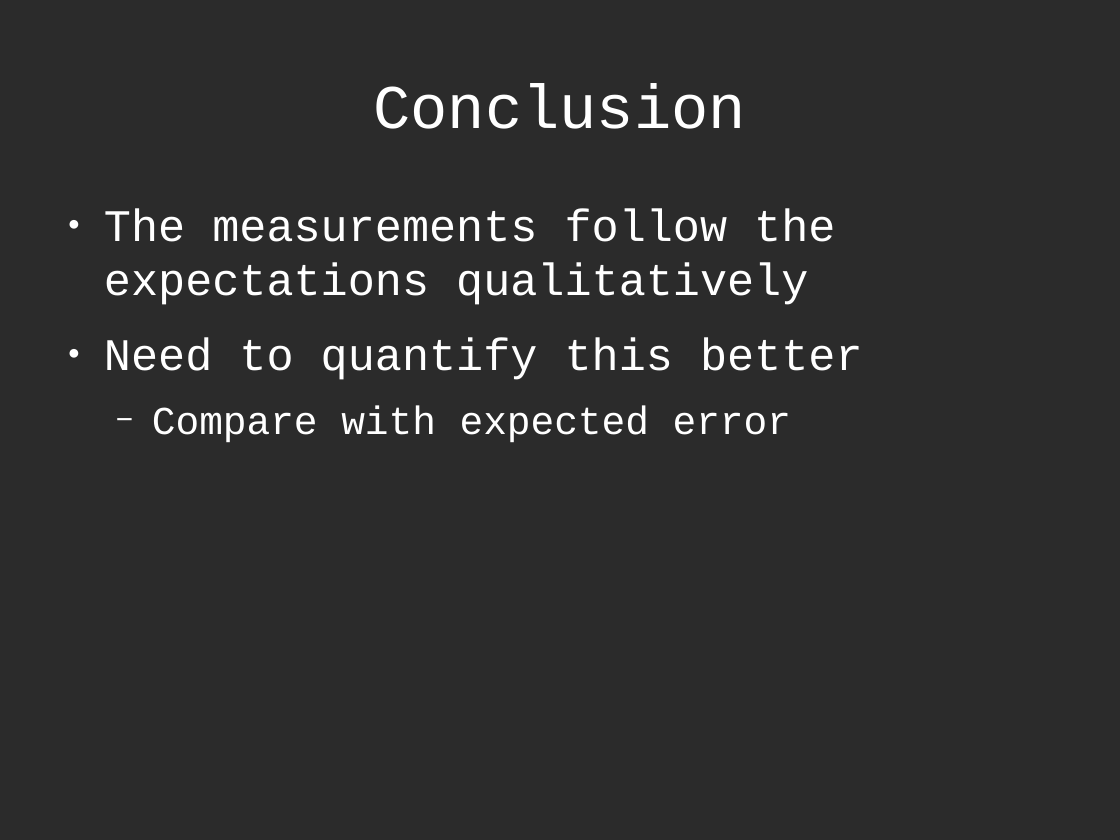
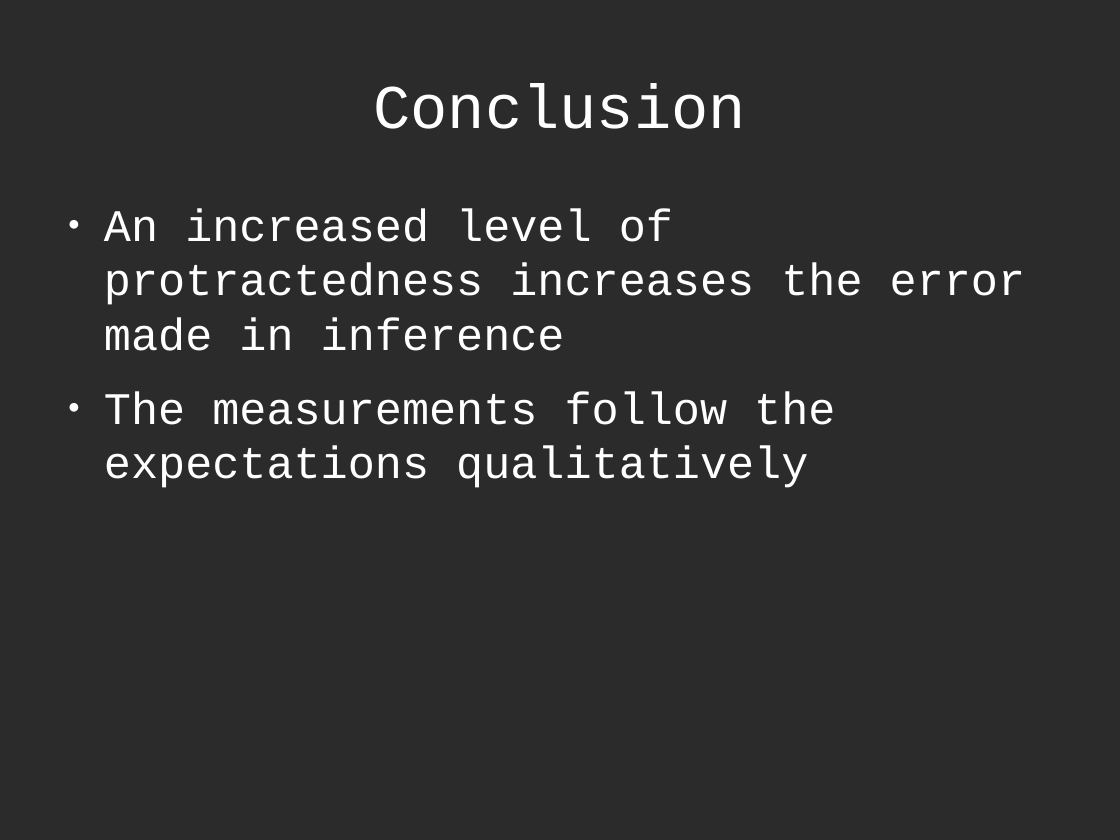
Before and after one commit to richelbilderbeek/Science, a slide deck: slide 19 of Bilderbeek20170213TresMeeting/20170213TresMeeting.odp (slide 16 before the commit). Drawn at 1120x840 pixels with LibreOffice and Linux fonts; fonts in the diff are those of the drawing; background and template pictures are left out; a plain dark background stands for a picture behind light text. Boxes give left, top, right and bottom in pixels: in the first picture for what was removed or moved away, otherwise in the second. Text is boxed around its words. In the diff, an @@ line names an element or a change of style, - is before the commit and + after.

```diff
--- a/Bilderbeek20170213TresMeeting/20170213TresMeeting.odp
+++ b/Bilderbeek20170213TresMeeting/20170213TresMeeting.odp
@@ text at (104,209,1025,351): paragraph added @@
+● An increased level of protractedness increases the error made in inference
@@ text at (104,338,863,443): paragraphs removed @@
-● Need to quantify this better
-  − Compare with expected error
```
Also in this commit, not shown: 3 other slides changed, 5 slides added, 2 slides removed, 5 other files.
